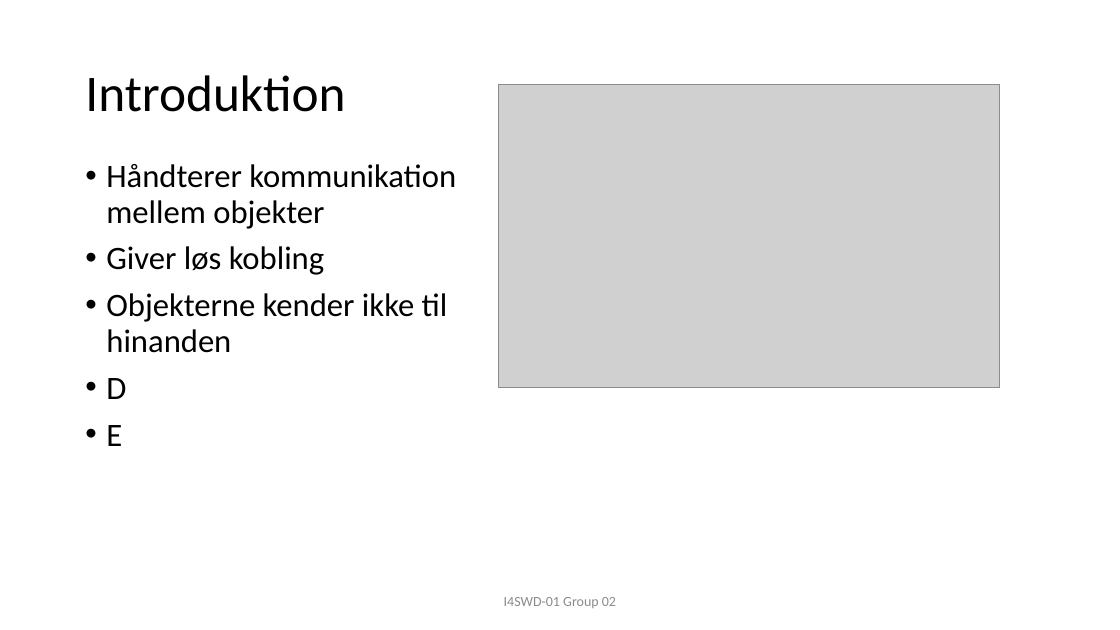
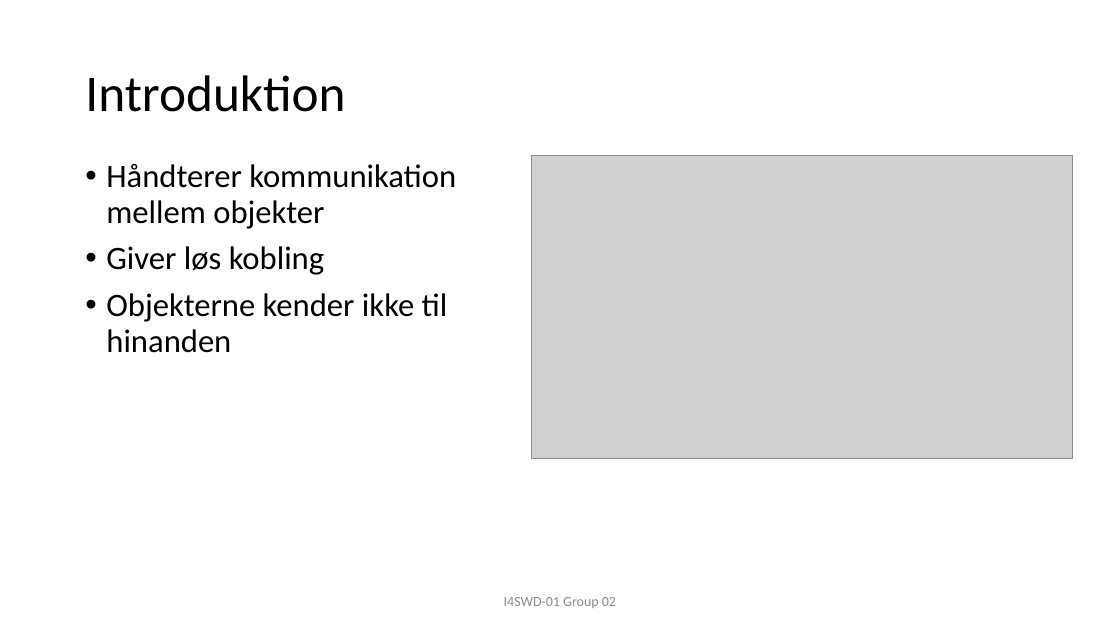
Before and after one commit to JonasRasborg/SWD, a slide deck: slide 2 of F17-I4SWD-AfsluttendeOpgaveGruppe02-Mediator-presenstation.pptx. Drawn at 1120x630 pixels with LibreOffice and Linux fonts; fonts in the diff are those of the drawing; grey boxes stand for pictures. Boxes give left, top, right and bottom in pixels: in the first picture for what was removed or moved away, otherwise in the second. Text is boxed around its words. In the diff, an @@ line names an element or a change of style, - is before the commit and + after.

```diff
--- a/F17-I4SWD-AfsluttendeOpgaveGruppe02-Mediator-presenstation.pptx
+++ b/F17-I4SWD-AfsluttendeOpgaveGruppe02-Mediator-presenstation.pptx
@@ picture: place and size @@
-picture at bbox=[499, 85, 999, 387]
+picture at bbox=[531, 155, 1073, 459]
@@ text at bbox=[106, 378, 126, 446]: paragraphs removed @@
-• D
-• E
```
Also in this commit, not shown: 4 other slides changed, 4 other files.
